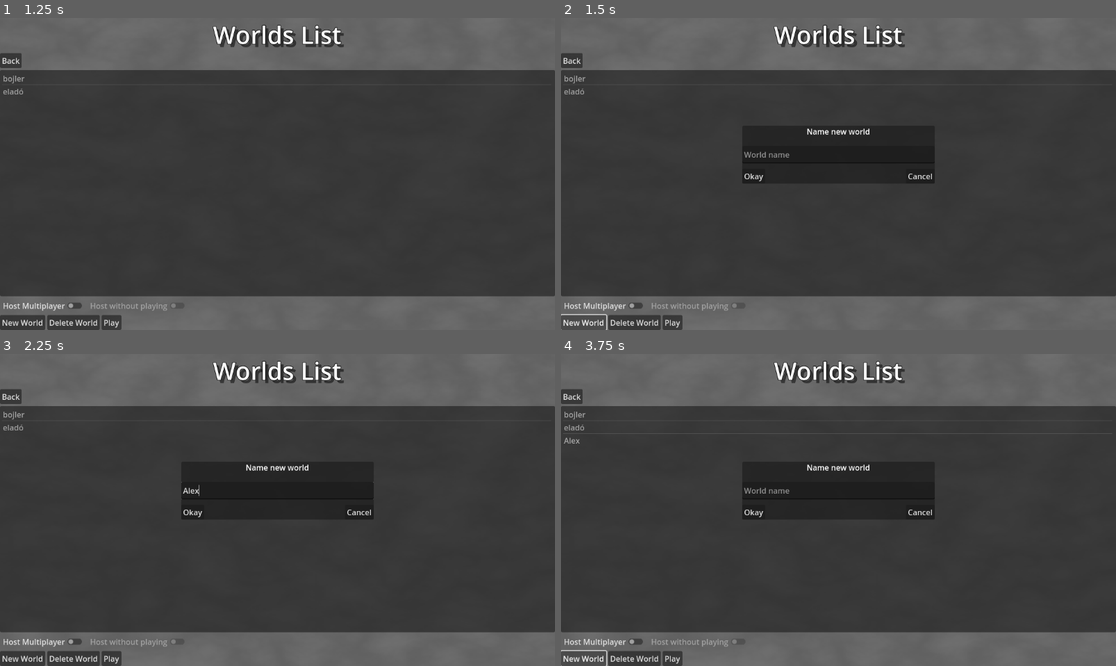
Above: before the commit, frames 1-4 (two rows, left to right).
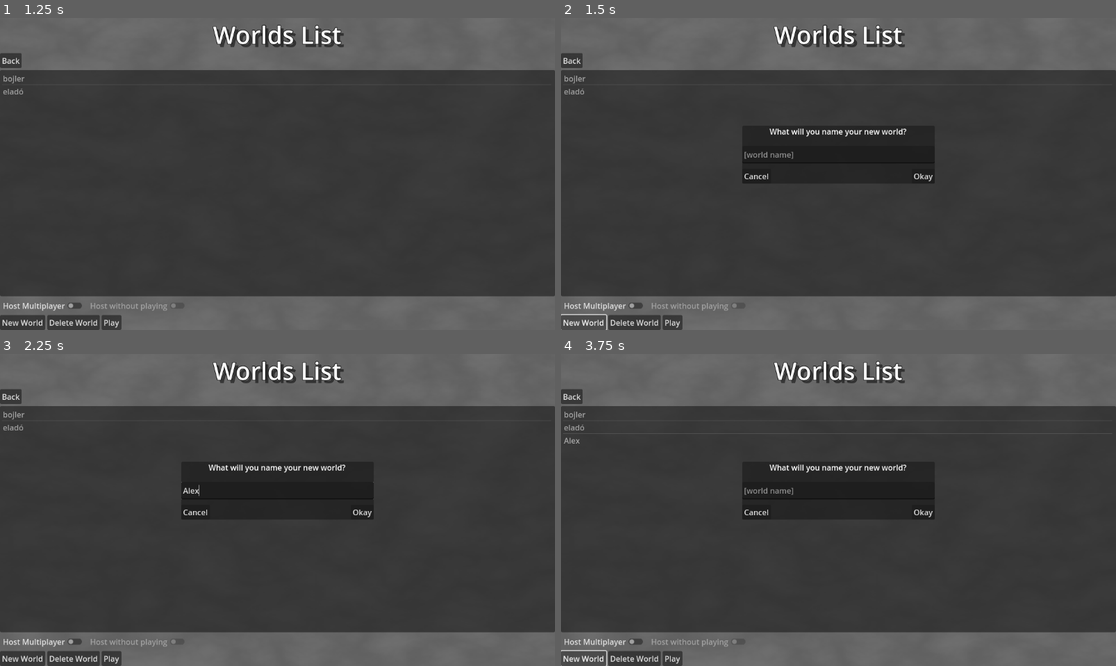
Above: after the commit, the same moments.

Repository: pixerhp/Hatchetflair
Game: Godot game, scene res://scenes/main_menu.tscn
The game is run twice, just before and just after one commit, with the same random seed, the same clock (stepped at 60 frames per second) and the same inputs.
Inputs (mouse positions are in pixels of both pictures, inside the frame that each line leads up to):
- Up to frame 1 (1.25 s): click "Start World" at 0.5 s
- Up to frame 2 (1.5 s): click "New World" at 1.25 s
- Up to frame 3 (2.25 s): click (277, 491) at 2.02 s; type "Alex" at 2.1 s
- Up to frame 4 (3.75 s): click "Okay" at 2.75 s; click "New World" at 3.5 s

Frame 1 is identical in both runs. In frame 2, 0.5% of the frame differs, in the area x 32-67%, y 35-53%; in frame 3, 0.4%; in frame 4, 0.5%.

Commit message:
Reorganized the "new world" popup

Diff:
--- a/scenes/main_menu.tscn
+++ b/scenes/main_menu.tscn
@@ -211,7 +211,7 @@
 offset_bottom = 23.0
 grow_horizontal = 2
 bbcode_enabled = true
-text = "[center]Name new world[/center]"
+text = "[center]What will you name your new world?[/center]"
 fit_content = true
 
 [node name="TextEdit" type="TextEdit" parent="Menus/WorldsScreen/NewWorldPopup"]
@@ -224,28 +224,28 @@
 offset_bottom = 18.0
 grow_horizontal = 2
 grow_vertical = 2
-placeholder_text = "World name"
+placeholder_text = "[world name]"
 
 [node name="Okay" type="Button" parent="Menus/WorldsScreen/NewWorldPopup"]
-layout_mode = 1
-anchors_preset = 2
-anchor_top = 1.0
-anchor_bottom = 1.0
-offset_top = -31.0
-offset_right = 48.0
-grow_vertical = 0
-text = "Okay"
-
-[node name="Cancel" type="Button" parent="Menus/WorldsScreen/NewWorldPopup"]
 layout_mode = 1
 anchors_preset = 3
 anchor_left = 1.0
 anchor_top = 1.0
 anchor_right = 1.0
 anchor_bottom = 1.0
-offset_left = -60.0
+offset_left = -48.0
 offset_top = -31.0
 grow_horizontal = 0
+grow_vertical = 0
+text = "Okay"
+
+[node name="Cancel" type="Button" parent="Menus/WorldsScreen/NewWorldPopup"]
+layout_mode = 1
+anchors_preset = 2
+anchor_top = 1.0
+anchor_bottom = 1.0
+offset_top = -31.0
+offset_right = 60.0
 grow_vertical = 0
 text = "Cancel"
 
